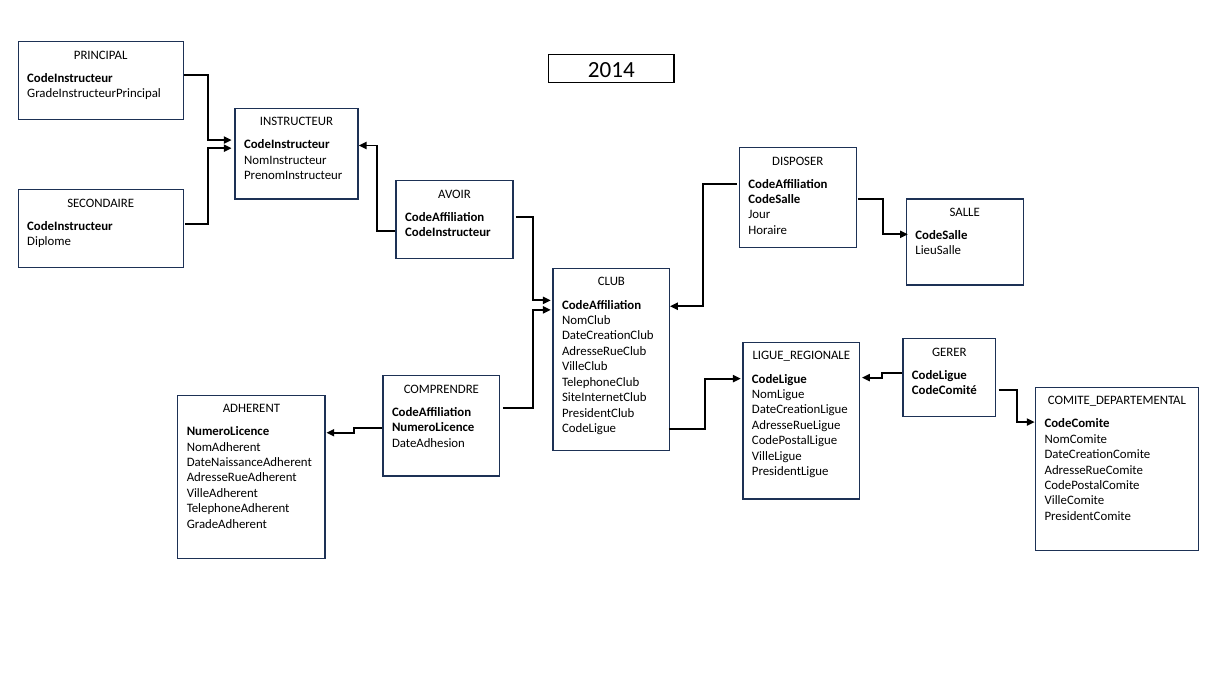
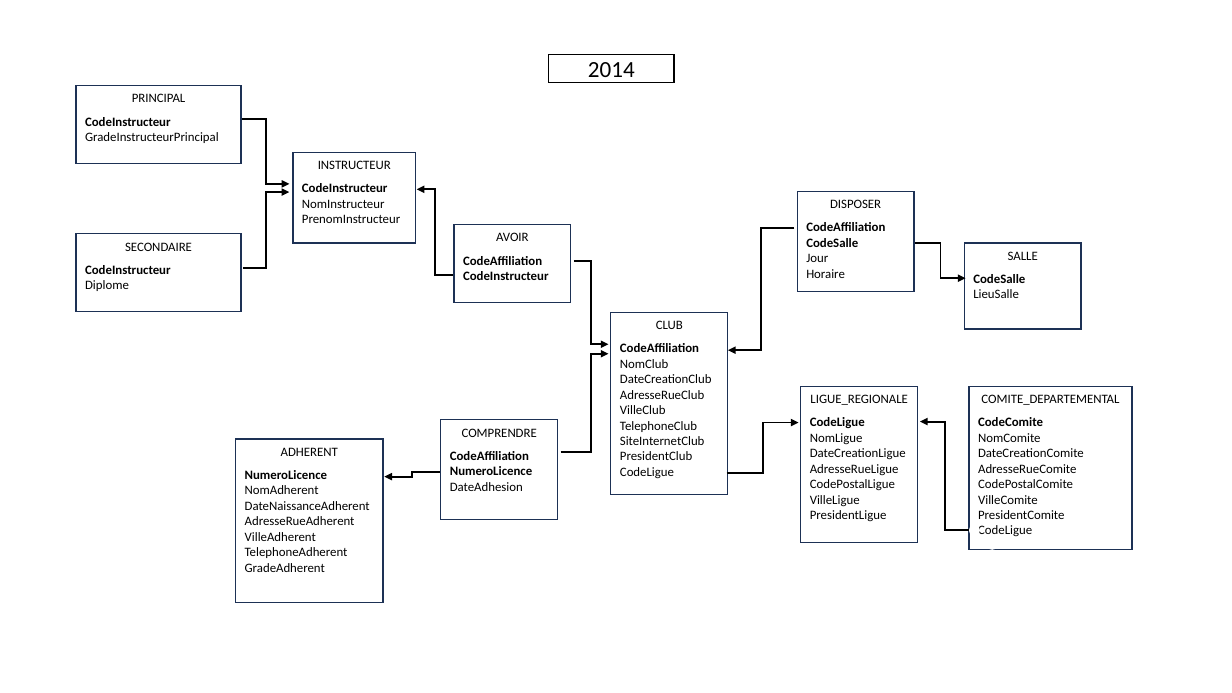
Before and after one commit to fxpar/dcg-ue8, a slide deck: slide 3 of annales/2014/2014-simple.pptx (slide 1 before the commit). Drawn at 1232x693 pixels with LibreOffice and Linux fonts; fonts in the diff are those of the drawing. Boxes give left, top, right and bottom in pixels: in the first picture for what was removed or moved away, otherwise in the second. Text is boxed around its words. In the diff, an @@ line names an element or a change of style, - is before the commit and + after.

```diff
--- a/annales/2014/2014-simple.pptx
+++ b/annales/2014/2014-simple.pptx
@@ 6 ellipses, 3 elbow arrows moved together from (x1=185, y1=75, x2=741, y2=438) to (x1=242, y1=119, x2=799, y2=482) @@
@@ rectangle removed at (x1=903, y1=339, x2=995, y2=417) @@
-GERER
-CodeLigue
-CodeComité
@@ rectangle "COMITE_DEPARTEMENTAL" moved from (x1=1036, y1=387, x2=1199, y2=551) to (x1=970, y1=386, x2=1132, y2=550) @@
@@ elbow arrow removed from (999, 390) to (1035, 422) @@
@@ elbow arrow moved from (902, 373) - (862, 378) to (970, 531) - (921, 421) @@
@@ 15 ellipses, 10 rectangles, 6 elbow arrows moved together from (x1=18, y1=42, x2=1023, y2=559) to (x1=76, y1=86, x2=1081, y2=603) @@
@@ ellipse moved from (x1=1035, y1=417, x2=1046, y2=428) to (x1=970, y1=525, x2=981, y2=536) @@
@@ text in rectangle at (x1=978, y1=525, x2=1032, y2=536): paragraph added @@
+CodeLigue
@@ ellipse moved from (x1=988, y1=384, x2=999, y2=396) to (x1=987, y1=539, x2=998, y2=550) @@
```
Also in this commit, not shown: 2 slides added, 8 other files.
